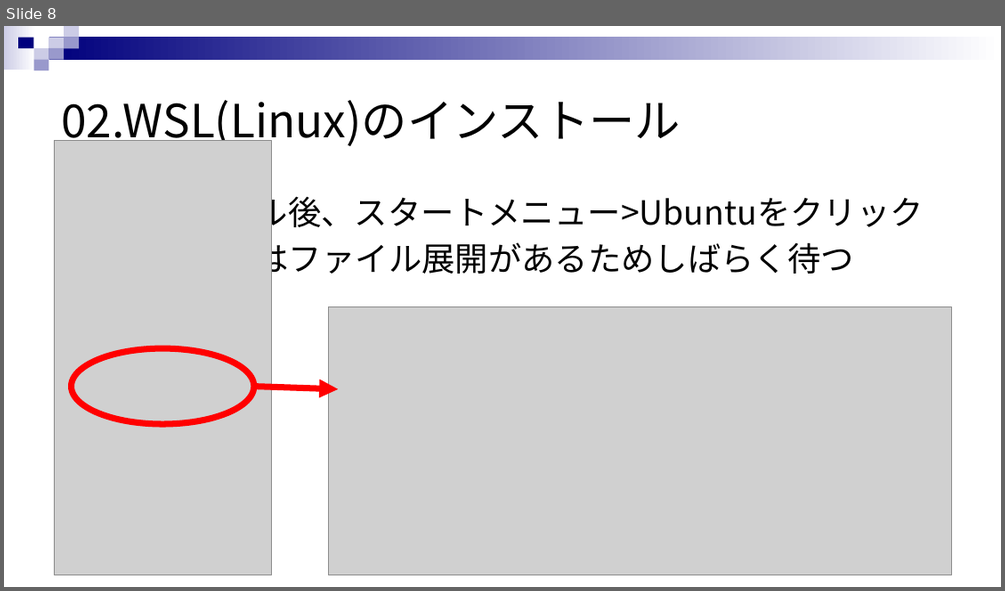
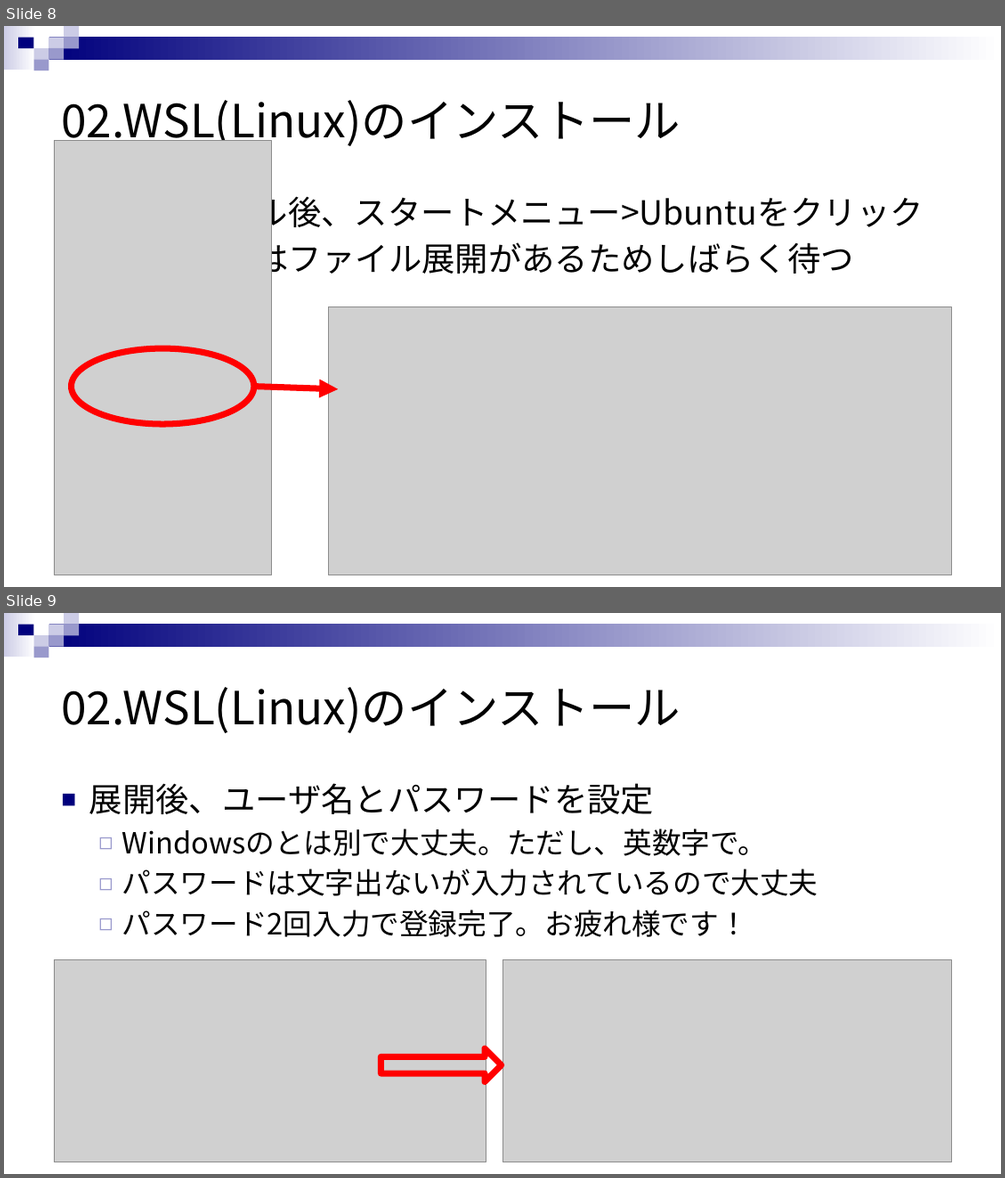
Before and after one commit to rensuke/SIMUonWSL, a slide deck: RE_SIMU_ON_WSL.pptx. Shown one above the other, each under a label of ours: slide 8 before the commit, slides 8 and 9 after it. The pictures are 1005x591 and 1005x1178 pixels, drawn with LibreOffice and Linux fonts; fonts in the diff are those of the drawing; grey boxes stand for pictures. Boxes give left, top, right and bottom in pixels: in the first picture for what was removed or moved away, otherwise in the second. Text is boxed around its words. In the diff, an @@ line names an element or a change of style, - is before the commit and + after.

```diff
--- a/RE_SIMU_ON_WSL.pptx
+++ b/RE_SIMU_ON_WSL.pptx
@@ slide 9 added at bbox=[4, 613, 1001, 1174], background #FFFFFF; not listed: 9 template elements that a slide beside it also shows @@
@@ title added at bbox=[61, 687, 680, 733], 44 pt, text #000000 @@
+02.WSL(Linux)のインストール
@@ text added at bbox=[89, 783, 818, 937], 28 pt, text #000000 @@
+■ 展開後、ユーザ名とパスワードを設定
+  ◻ Windowsのとは別で大丈夫。ただし、英数字で。
+  ◻ パスワードは文字出ないが入力されているので大丈夫
+  ◻ パスワード2回入力で登録完了。お疲れ様です！
@@ picture added at bbox=[54, 959, 485, 1162] @@
@@ picture added at bbox=[502, 959, 952, 1162] @@
@@ right arrow added at bbox=[380, 1048, 502, 1081], outline #FF0000 6 pt @@
```
Also in this commit, not shown: 3 other slides added.
